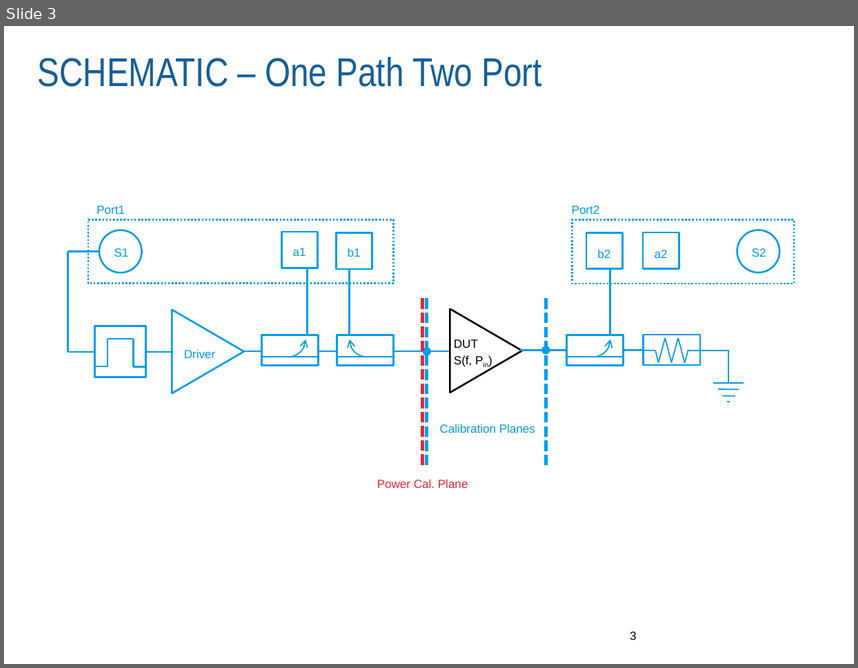
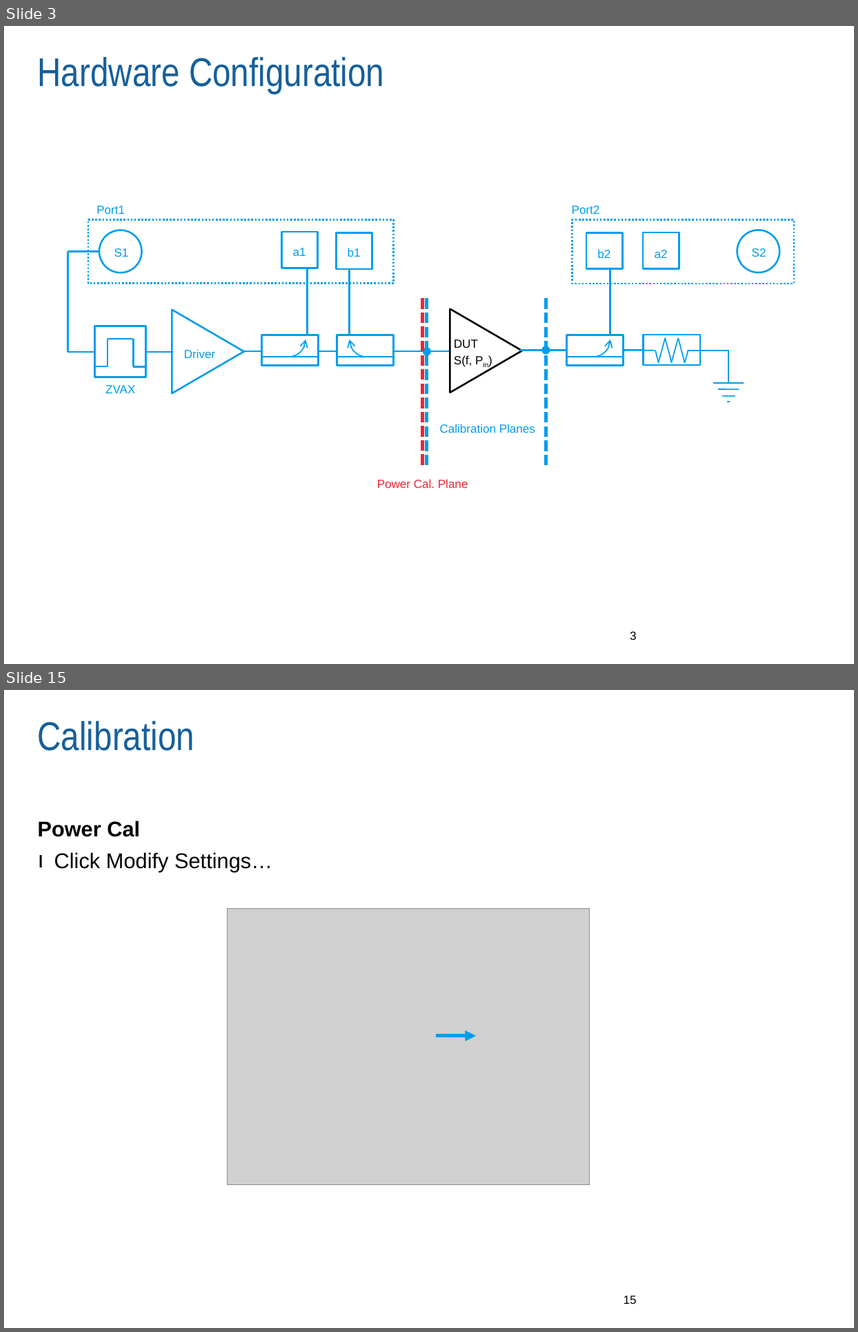
Before and after one commit to Terrabits/PACompressionTest, a slide deck: Documentation/User manual/MACOM RI Pulsed RF Application Note.pptx. Shown one above the other, each under a label of ours: slide 3 before the commit, slides 3 and 15 after it; the slides between them are not shown. The pictures are 858x668 and 858x1332 pixels, drawn with LibreOffice and Linux fonts; fonts in the diff are those of the drawing; grey boxes stand for pictures; background and template pictures are left out. Boxes give left, top, right and bottom in pixels: in the first picture for what was removed or moved away, otherwise in the second. Text is boxed around its words. In the diff, an @@ line names an element or a change of style, - is before the commit and + after.

```diff
--- a/Documentation/User manual/MACOM RI Pulsed RF Application Note.pptx
+++ b/Documentation/User manual/MACOM RI Pulsed RF Application Note.pptx
@@ slide 15 added at <box>4,690,854,1328</box>, background #FFFFFF @@
@@ title added at <box>38,721,195,751</box>, 34 pt, text #165F9A @@
+Calibration
@@ text added at <box>38,820,140,837</box>, 18 pt, text #000000, bold @@
+Power Cal
@@ text added at <box>54,852,272,871</box>, 18 pt, text #000000 @@
+ı Click Modify Settings…
@@ picture added at <box>228,909,590,1185</box> @@
@@ arrow added from (436, 1035) to (476, 1035), #009DEC 3 pt @@
@@ page number added at <box>624,1295,637,1303</box>, 10 pt, text #000000 @@
+15
@@ slide 3 changed as well @@
@@ title at <box>38,57,384,94</box>: text changed @@
-SCHEMATIC – One Path Two Port
+Hardware Configuration
@@ text added at <box>105,385,135,393</box>, 10 pt, text #009DEC @@
+ZVAX
```
Also in this commit, not shown: 2 other slides changed, 16 other slides added, 1 slide removed, 9 other files.
